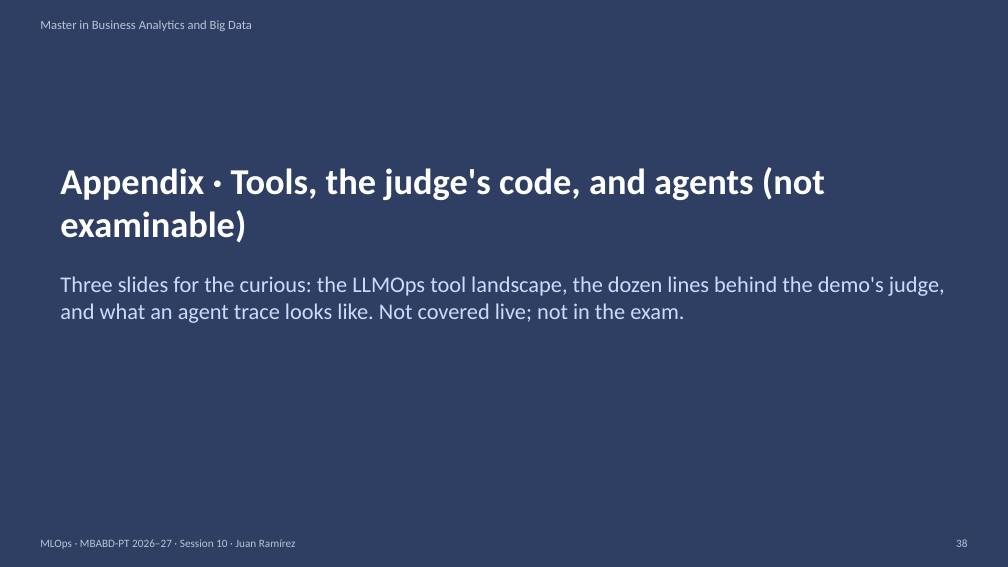
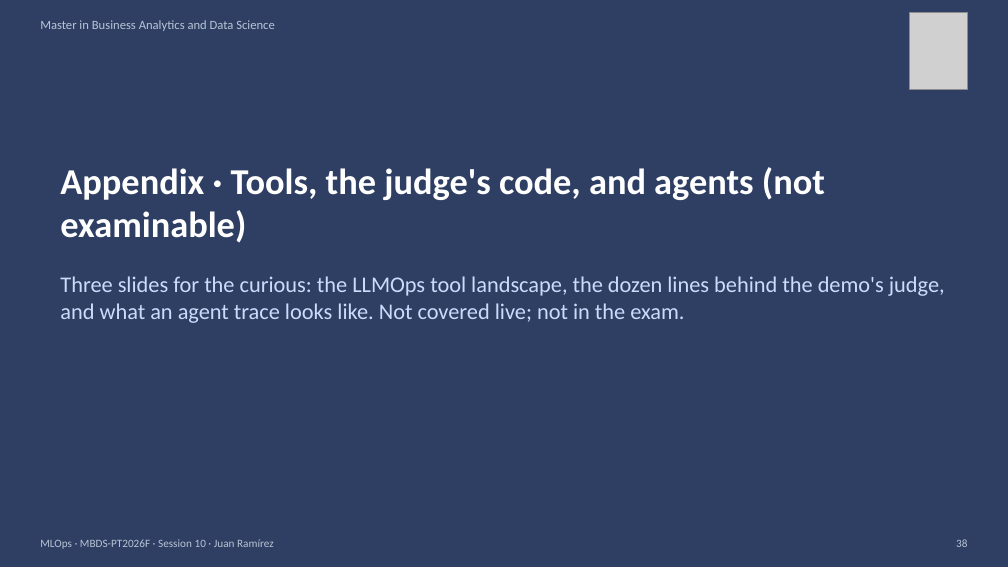
Before and after one commit to juanmaramirezgarcia/mlops-2026-27, a slide deck: slide 38 of 2026-27/S10/MLOps_S10_LLMOps_and_Diagnostics.pptx. Drawn at 1008x567 pixels with LibreOffice and Linux fonts; fonts in the diff are those of the drawing; grey boxes stand for pictures. Boxes give left, top, right and bottom in pixels: in the first picture for what was removed or moved away, otherwise in the second. Text is boxed around its words. In the diff, an @@ line names an element or a change of style, - is before the commit and + after.

Commit message:
Rebrand: Master in Business Analytics and Data Science, MBDS-PT2026F, IE logo

```diff
--- a/2026-27/S10/MLOps_S10_LLMOps_and_Diagnostics.pptx
+++ b/2026-27/S10/MLOps_S10_LLMOps_and_Diagnostics.pptx
@@ text at (40, 20, 275, 31): text changed @@
-Master in Business Analytics and Big Data
+Master in Business Analytics and Data Science
@@ picture added at (910, 12, 968, 90) @@
@@ text at (40, 539, 274, 549): text changed @@
-MLOps · MBABD-PT 2026–27 · Session 10 · Juan Ramírez
+MLOps · MBDS-PT2026F · Session 10 · Juan Ramírez
```
Also in this commit, not shown: 40 other slides changed, 14 other files.
